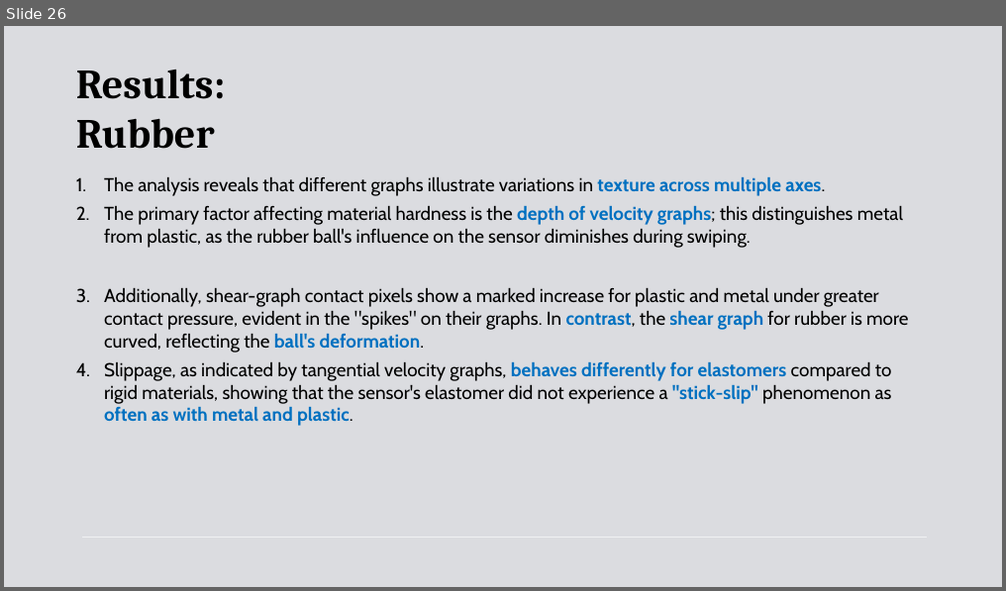
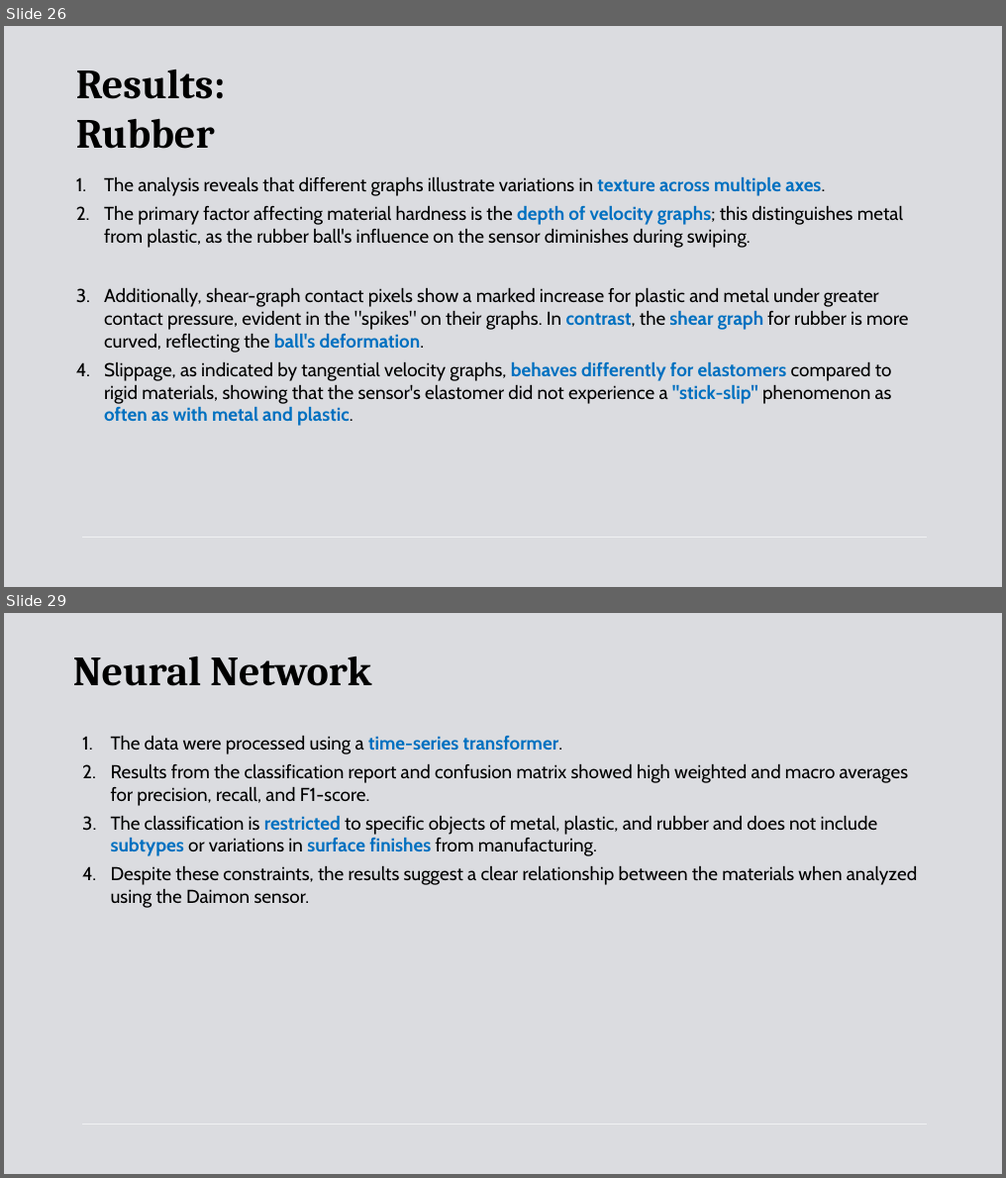
Before and after one commit to Stef504/COGAR_Assignment_2026, a slide deck: Presentation/C1.pptx. Shown one above the other, each under a label of ours: slide 26 before the commit, slides 26 and 29 after it; the slides between them are not shown. The pictures are 1006x591 and 1006x1178 pixels, drawn with LibreOffice and Linux fonts; fonts in the diff are those of the drawing. Boxes give left, top, right and bottom in pixels: in the first picture for what was removed or moved away, otherwise in the second. Text is boxed around its words. In the diff, an @@ line names an element or a change of style, - is before the commit and + after.

```diff
--- a/Presentation/C1.pptx
+++ b/Presentation/C1.pptx
@@ slide 29 added at <box>4,613,1002,1174</box>, background #DBDCE0; not listed: 1 template element that a slide beside it also shows @@
@@ text added at <box>73,656,371,686</box>, 40 pt, text #000000, bold @@
+Neural Network
@@ text added at <box>111,736,917,908</box>, 18 pt, text #000000 @@
+1. The data were processed using a time-series transformer.
+2. Results from the classification report and confusion matrix showed high weighted and macro averages for precision, recall, and F1-score.
+3. The classification is restricted to specific objects of metal, plastic, and rubber and does not include subtypes or variations in surface finishes from manufacturing.
+4. Despite these constraints, the results suggest a clear relationship between the materials when analyzed using the Daimon sensor.
```
Also in this commit, not shown: 3 other slides added, 5 other files.
